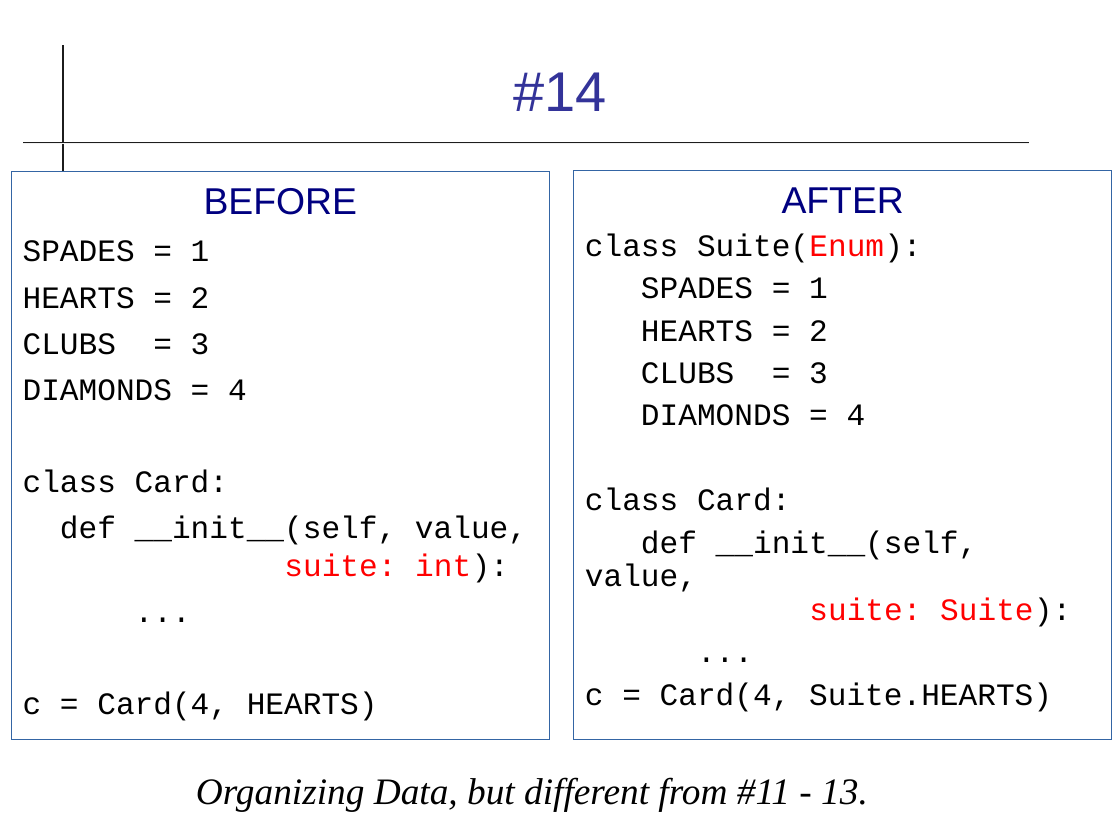
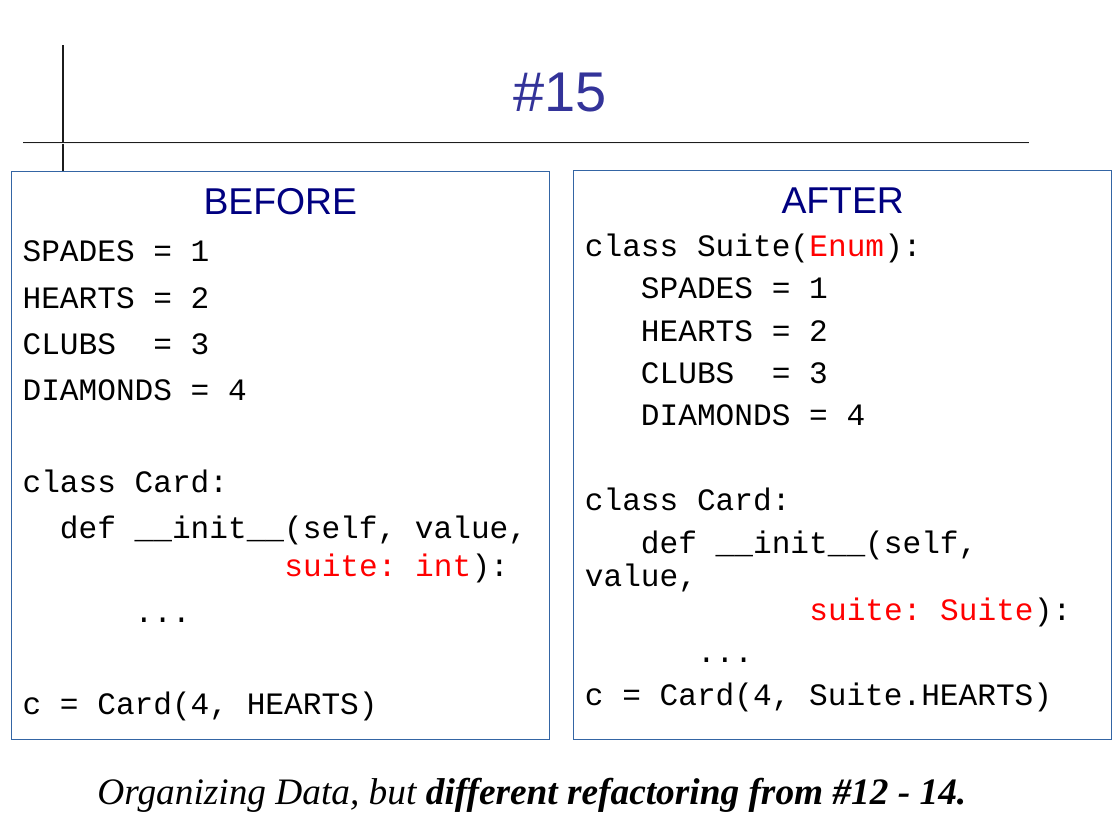
Before and after one commit to cpske/ISP, a slide deck: slide 18 of refactoring/Refactoring-Review.odp (slide 16 before the commit). Drawn at 1120x840 pixels with LibreOffice and Linux fonts; fonts in the diff are those of the drawing. Boxes give left, top, right and bottom in pixels: in the first picture for what was removed or moved away, otherwise in the second. Text is boxed around its words. In the diff, an @@ line names an element or a change of style, - is before the commit and + after.

```diff
--- a/refactoring/Refactoring-Review.odp
+++ b/refactoring/Refactoring-Review.odp
@@ title at bbox=[513, 72, 606, 112]: text changed @@
-#14
+#15
@@ text at bbox=[97, 777, 967, 811]: text changed; bold on @@
-Organizing Data, but different from #11 - 13.
+Organizing Data, but different refactoring from #12 - 14.
```
Also in this commit, not shown: 15 other slides changed, 3 slides added, 1 slide removed, 6 other files.
